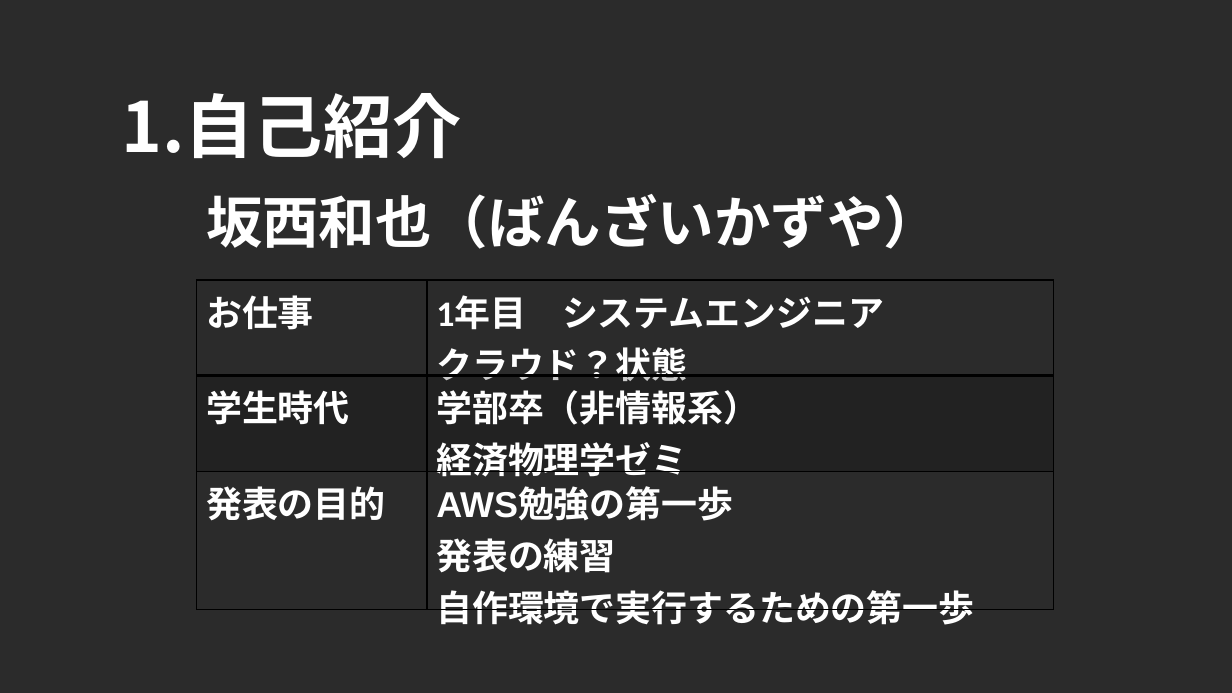
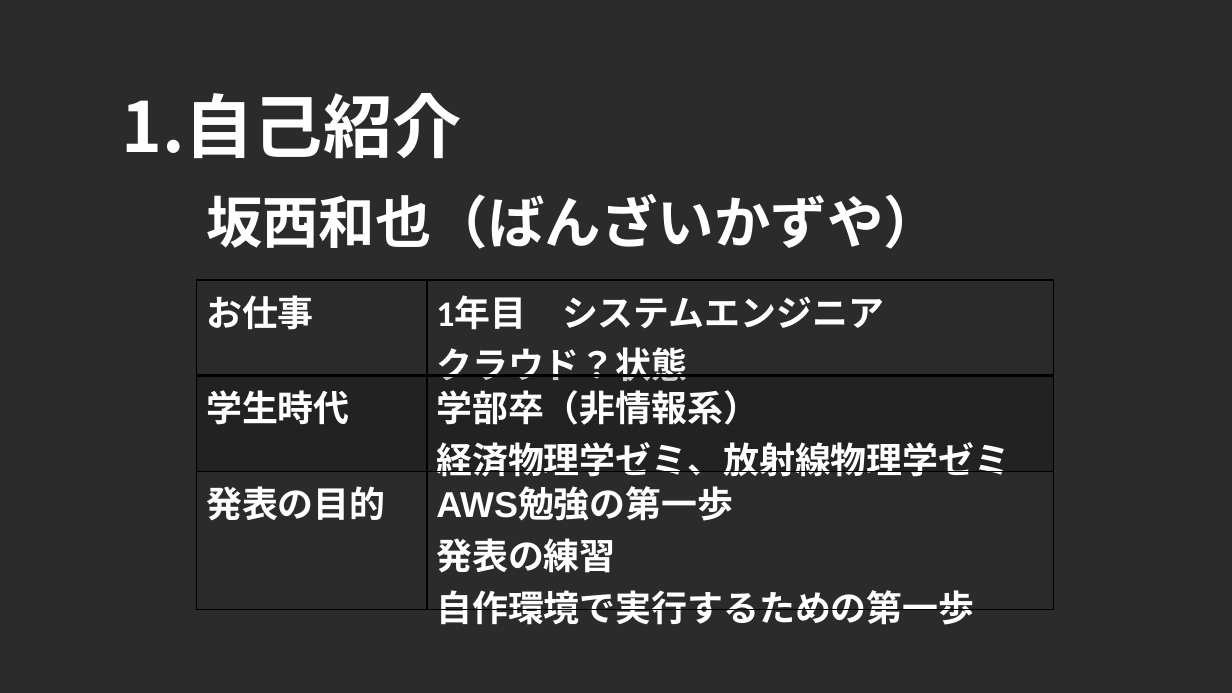
Before and after one commit to banzai80311315/test, a slide deck: slide 3 of serverless/serverlessLt.pptx. Drawn at 1232x693 pixels with LibreOffice and Linux fonts; fonts in the diff are those of the drawing; background and template pictures are left out; a plain dark background stands for a picture behind light text. Boxes give left, top, right and bottom in pixels: in the first picture for what was removed or moved away, otherwise in the second. Text is boxed around its words. In the diff, an @@ line names an element or a change of style, - is before the commit and + after.

```diff
--- a/serverless/serverlessLt.pptx
+++ b/serverless/serverlessLt.pptx
@@ table at <box>197,280,1054,629</box> @@
-row 2, column 2: 学部卒（非情報系） / 経済物理学ゼミ
+row 2, column 2: 学部卒（非情報系） / 経済物理学ゼミ、放射線物理学ゼミ
```
Also in this commit, not shown: 1 slide added, 3 other files.
